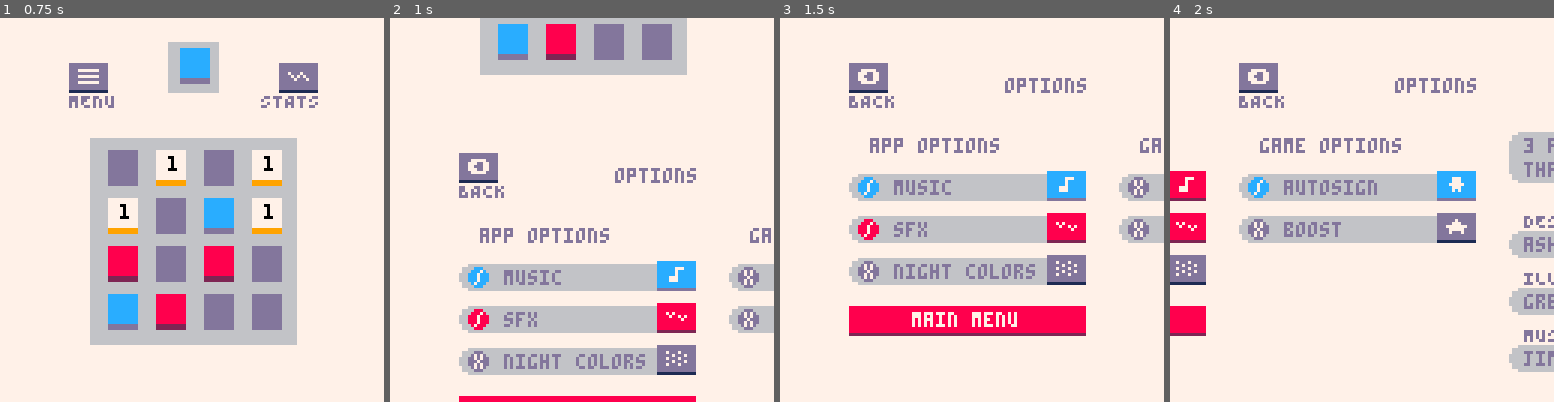
Above: before the commit, frames 1-4 (left to right).
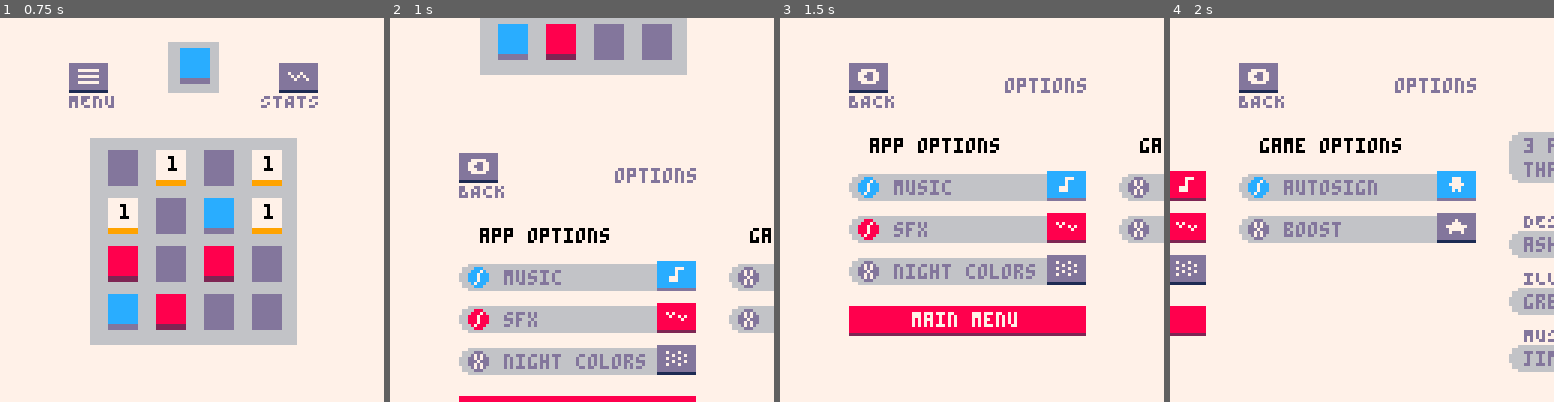
Above: after the commit, the same moments.

Repository: qualiaa/ones
Game: PICO-8 cartridge ones.p8
Same seed, same stepped clock (60 frames per second), same inputs: the game is played once before the commit and once after it.
Inputs:
- Up to frame 1 (0.75 s): tap X (X key) at 0.33 s; tap O (Z key) at 0.7 s
- Up to frame 2 (1 s): no input
- Up to frame 3 (1.5 s): tap X (X key) at 1.07 s
- Up to frame 4 (2 s): hold Right from 1.6 s (still down); tap O (Z key) at 1.7 s; tap X (X key) at 1.85 s

Frame 1 is identical in both runs. In frame 2, 0.7% of the frame differs, in the area x 23-100%, y 54-59%; in frame 3, 0.7%; in frame 4, 0.7%.

Commit message:
Shave some tokens

Diff:
--- a/ones.p8
+++ b/ones.p8
@@ -216,7 +216,7 @@
  return b
 end
 
-tile_scores = {} --lmap(bigint.new, {
+tile_scores = {} --lmap(bigint_new, {
 -- filled in at bottom of cart!
 function score_tile(v)
  return v>2 and tile_scores[v] or 0
@@ -413,7 +413,7 @@
 end
 
 function _init()
- store.init()
+ store_init()
  local loaded = load_data()
  data.last_name = loaded.last_name
  data.boards = loaded.boards
@@ -496,15 +496,15 @@
 scheme = dark_scheme
 
 function tile_col(v)
-  local c1,c2 = scheme.card_base,
-                scheme.card_shad
+  local _ENV = scheme
+  local c1,c2 = card_base, card_shad
   if v == 0 then
-    c1 = scheme.card_slot
+    c1 = card_slot
     c2 = c1
   elseif v == 1 then
-    c1,c2=scheme.blue, scheme.blue_shad
+    c1,c2=blue, blue_shad
   elseif v == 2 then
-    c1,c2=scheme.red, scheme.red_shad
+    c1,c2=red, red_shad
   end
   return c1, c2
 end
@@ -1340,7 +1340,7 @@
    text="1 eejit made 1s!\njamiebayne.co.uk"
   }, {
    text="jamie bayne",
-   prefix="RIPPED OFF BY"
+   prefix="CLONED BY"
   }
  }
 }
@@ -1458,13 +1458,14 @@
 end
 
 function button_col(selected, on)
+ local _ENV = scheme
  if selected then
-  return scheme.blue, scheme.blue_shad
+  return blue, blue_shad
  end
  if on then
-  return scheme.red, scheme.red_shad
- end
- return scheme.btn_base, scheme.btn_shad
+  return red, red_shad
+ end
+ return btn_base, btn_shad
 end
 
 function draw_toggle(e,x,y,selected)
@@ -1493,7 +1494,7 @@
  local x,y,dy = 30+x_off,40,14
  if ui.subtitle then
   print(ui.subtitle, x, y,
-        scheme.txt)
+        scheme.txt_col)
   y+=dy
  end
  local btn_index = 1
@@ -1717,9 +1718,9 @@
 -- bigint
 
 bigint = {}
-bigint._meta = {}
-
-function bigint._rem_0s(b)
+bigint__meta = {}
+
+function bigint__rem_0s(b)
  local i = #b.coef
  while i > 0 and b.coef[i] == 0 do
   b.coef[i] = nil
@@ -1727,7 +1728,7 @@
  end
 end
 
-function bigint._tokenise(s)
+function bigint__tokenise(s)
  -- extract sign
  local sign = true
  if sub(s,1,1) == "-" then
@@ -1752,12 +1753,12 @@
  return sign,lmap(str_reverse,ns)
 end
 
-function bigint._add(b1,b2)
+function bigint__add(b1,b2)
  if #b1.coef < #b2.coef then
   b1,b2 = b2, b1
  end
 
- b1 = deepcopy(b1) --bigint.copy(b1)
+ b1 = deepcopy(b1) --bigint_copy(b1)
 
  local carry,c1,c2 = 0, b1.coef, b2.coef
  for i=1,#c1 do
@@ -1774,9 +1775,9 @@
  return b1
 end
 
-function bigint._sub(b1, b2)
+function bigint__sub(b1, b2)
  if b1 < b2 then
-  return -bigint._sub(b2,b1)
+  return -bigint__sub(b2,b1)
  end
 
  b1 = deepcopy(b1)
@@ -1794,37 +1795,37 @@
   c1[#c2+1] += carry
  end
  -- remove leading 0s
- bigint._rem_0s(b1)
+ bigint__rem_0s(b1)
  return b1
 end
 
-function bigint._meta.__add(b1,b2)
- b1 = bigint.as_bigint(b1)
- b2 = bigint.as_bigint(b2)
+function bigint__meta.__add(b1,b2)
+ b1 = bigint_as_bigint(b1)
+ b2 = bigint_as_bigint(b2)
  if b1.sign and not b2.sign then
   return b1-(-b2)
  elseif b2.sign and not b1.sign then
   return b2-(-b1)
  end
- return bigint._add(b1,b2)
-end
-
-function bigint._meta.__sub(b1, b2)
- b1 = bigint.as_bigint(b1)
- b2 = bigint.as_bigint(b2)
+ return bigint__add(b1,b2)
+end
+
+function bigint__meta.__sub(b1, b2)
+ b1 = bigint_as_bigint(b1)
+ b2 = bigint_as_bigint(b2)
  if b1.sign and not b2.sign then
   return b1+(-b2)
  elseif b2.sign and not b1.sign then
   return -((-b1)+b2)
  end
- return bigint._sub(b1,b2)
+ return bigint__sub(b1,b2)
 end
 
 -- better algorithms exist but
 -- i simply do not know them
-function bigint._meta.__mul(b1,b2)
- b2 = bigint.as_bigint(b2)
- b1 = deepcopy(b1) --bigint.copy(b1)
+function bigint__meta.__mul(b1,b2)
+ b2 = bigint_as_bigint(b2)
+ b1 = deepcopy(b1) --bigint_copy(b1)
  b1.sign = not xor(b1.sign,b2.sign)
 
  local c1, c2 = b1.coef, b2.coef
@@ -1855,34 +1856,34 @@
   carry, c1[i] = divmod(x,100)
   add(buckets[i+1],carry)
  end
- bigint._rem_0s(b1)
+ bigint__rem_0s(b1)
  return b1
 end
 
-function bigint._meta.__pow(b,n)
-  acc = deepcopy(b) --bigint.copy(b)
+function bigint__meta.__pow(b,n)
+  acc = deepcopy(b) --bigint_copy(b)
  for i=2,n do
   acc *= b
  end
  return acc
 end
 
-function bigint._meta.__unm(b)
+function bigint__meta.__unm(b)
  if #b.coef == 0 then
   return b
  end
- b = deepcopy(b) --bigint.copy(b)
+ b = deepcopy(b) --bigint_copy(b)
  b.sign = not b.sign
  return b
 end
 
-function bigint._meta.__eq(b1,b2)
+function bigint__meta.__eq(b1,b2)
  return not (b1 < b2 or b2 < b1)
 end
 
-function bigint._meta.__lt(b1,b2)
- b1 = bigint.as_bigint(b1)
- b2 = bigint.as_bigint(b2)
+function bigint__meta.__lt(b1,b2)
+ b1 = bigint_as_bigint(b1)
+ b2 = bigint_as_bigint(b2)
  if b1.sign != b2.sign then
   return not b1.sign and b2.sign
  end
@@ -1901,15 +1902,15 @@
  return false
 end
 
-function bigint._meta.__concat(x,y)
+function bigint__meta.__concat(x,y)
  return tostr(x)..tostr(y)
 end
 
-function bigint._meta.__tostring(b)
- return bigint.tostr(b, true)
-end
-
-function bigint.tostr(b, commas)
+function bigint__meta.__tostring(b)
+ return bigint_tostr(b, true)
+end
+
+function bigint_tostr(b, commas)
  if #b.coef == 0 then
   return "0"
  end
@@ -1947,33 +1948,33 @@
  return str_reverse(ns)
 end
 
-function bigint._new()
+function bigint__new()
  local b = {coef={}, sign=true}
- setmetatable(b, bigint._meta)
+ setmetatable(b, bigint__meta)
  setmetatable(b.coef,{
   __index=function()return 0end})
  return b
 end
 
-function bigint.new(s)
+function bigint_new(s)
  if type(s) == "number" then
   s = tostr(s)
  end
  -- assert(#s > 0)
 
  local ts
- local b = bigint._new()
- b.sign, ts = bigint._tokenise(s)
+ local b = bigint__new()
+ b.sign, ts = bigint__tokenise(s)
  for i=1,#ts do
   add(b.coef, tonum(ts[i]))
  end
  return b
 end
 
-function bigint.as_bigint(v)
+function bigint_as_bigint(v)
  if type(v) == "number" or
     type(v) == "string" then
-  return bigint.new(v)
+  return bigint_new(v)
  end
  return v
 end
@@ -1982,8 +1983,8 @@
  local lookup = {
    0.0, 0.3010299956639812, 0.47712125471966244, 0.6020599913279624, 0.6989700043360189, 0.7781512503836436, 0.8450980400142568, 0.9030899869919435, 0.9542425094393249
  }
- assert(b > 0)
- local str = bigint.tostr(b)
+ --assert(b > 0)
+ local str = bigint_tostr(b)
  return lookup[tonum(sub(str, 1,1))] + #str - 1
 end
 
@@ -2039,49 +2040,49 @@
 function clear_boards()
  -- clear high score boards
  data.boards = {}
- memset(store.addr+8,0,120)
- memset(store.addr+140,0,116)
+ memset(store_addr+8,0,120)
+ memset(store_addr+140,0,116)
 end
 
 function clear_save()
- memset(store.addr+128,0,8)
+ memset(store_addr+128,0,8)
 end
 
 function save_name(name, start_byte)
- local b = conv.str2bytes(name,enc.abc)
- b = conv.pack_bits(b,5)
-
- local last = store.load_byte(start_byte+1)
+ local b = conv_str2bytes(name,enc.abc)
+ b = conv_pack_bits(b,5)
+
+ local last = store_load_byte(start_byte+1)
  b[2] = (127&b[2]) + (last&(1<<7))
- store.save_bytes(b,start_byte)
+ store_save_bytes(b,start_byte)
 end
 
 function add_histogram(v)
  local p = 140 + mid(0,v-3,12)
- local n = store.load_byte(p)
- store.save_bytes({min(0xff, n + 1)}, p)
+ local n = store_load_byte(p)
+ store_save_bytes({min(0xff, n + 1)}, p)
 end
 
 function save_score(score)
- local i = store.load_byte(152)
-
- store.save_bytes({(poorlog10(score) << 5) & 0xff}, 153 + i)
- store.save_bytes({(i+1) % 102}, 152)
+ local i = store_load_byte(152)
+
+ store_save_bytes({(poorlog10(score) << 5) & 0xff}, 153 + i)
+ store_save_bytes({(i+1) % 102}, 152)
 end
 
 function save_grid(grid,start_byte)
  local b = grid2bytes(state.grid)
- b = conv.pack_bits(b,4)
- store.save_bytes(b, start_byte)
+ b = conv_pack_bits(b,4)
+ store_save_bytes(b, start_byte)
 end
 
 function load_grid(start_byte)
- local b = store.load_bytes(start_byte,8)
- b = conv.unpack_bits(b,4,16)
+ local b = store_load_bytes(start_byte,8)
+ b = conv_unpack_bits(b,4,16)
  if maximum(b) == 0 then
   return nil
  end
- return conv.bytes2grid(b,4,4)
+ return conv_bytes2grid(b,4,4)
 end
 
 function save_game()
@@ -2105,14 +2106,14 @@
  --       to shave tokens
  local b = lmap(function(x) return x-1 end,
    state.piece_bucket)
- b = conv.pack_bits(
+ b = conv_pack_bits(
    joinlists({
      -- flip endianness of #b bc im dum
      {#b & 3, (#b>>>2) & 3, np-1, deli(b, 1)},
      b
    }), 2)
 
- store.save_bytes(b, 136)
+ store_save_bytes(b, 136)
 end
 
 function load_game()
@@ -2121,10 +2122,10 @@
  if not grid then
   return nil, nil
  end
- local b = store.load_bytes(136,4)
+ local b = store_load_bytes(136,4)
  local len = b[1] & 15
  -- +3 for l(2) and np(1)
- b = conv.unpack_bits(b,2,len+3)
+ b = conv_unpack_bits(b,2,len+3)
  b = lmap(function(x) return x+1 end,b)
  -- ignore length
  deli(b,1)
@@ -2175,9 +2176,9 @@
 end
 
 function load_settings()
- local b = store.load_bytes(1,2)
+ local b = store_load_bytes(1,2)
  local mus = b[1]&0x80==0
- b = conv.unpack_bits({b[2]},1,4)
+ b = conv_unpack_bits({b[2]},1,4)
  return {
   music_on=mus,
   sfx_on=b[1]==0,
@@ -2188,22 +2189,22 @@
 end
 
 function save_settings()
- local b = store.load_bytes(1,2)
- b = conv.unpack_bits(b,1,16)
- local b2b = conv.bool2byte
+ local b = store_load_bytes(1,2)
+ b = conv_unpack_bits(b,1,16)
+ local b2b = conv_bool2byte
  b[8]  = b2b(not settings.music_on)
  b[9]  = b2b(not settings.sfx_on)
  b[10] = b2b(settings.night)
  b[11] = b2b(settings.autosign)
  b[12] = b2b(settings.boost)
- b = conv.pack_bits(b,1)
- store.save_bytes(b,1)
+ b = conv_pack_bits(b,1)
+ store_save_bytes(b,1)
 end
 
 function load_name(start_byte)
- local b = store.load_bytes(start_byte, 2)
- b = conv.unpack_bits(b,5,3)
- return conv.bytes2str(b,enc.abc)
+ local b = store_load_bytes(start_byte, 2)
+ b = conv_unpack_bits(b,5,3)
+ return conv_bytes2str(b,enc.abc)
 end
 
 function load_last_name()
@@ -2244,29 +2245,32 @@
 
 enc = {}
 conv = {}
-store = {
- addr=0x5e00
-}
+store_addr = 0x5e00
 enc.abc = {
- chr = {[0]="a","b","c","d","e","f","g","h","i","j","k","l","m","n","o","p","q","r","s","t","u","v","w","x","y","z"," ",",",".",[["]],"?","!"},
+ chr = {},
  ord = {}
 }
-
-function store.init()
+_chr_str = "abcdefghijklmnopqrstuvwxyz ,.?!" .. [["]]
+
+function store_init()
  cartdata("ones-data")
 
+ for i=1,#_chr_str do
+  enc.abc.chr[i-1] = sub(_chr_str,i,i)
+ end
+
  for _,encoding in pairs(enc) do
-  for c,i in pairs(encoding.chr) do
-   encoding.ord[i] = c
-  end
- end
-end
-
-function conv.bool2byte(b)
+  for i,c in pairs(encoding.chr) do
+   encoding.ord[c] = i
+  end
+ end
+end
+
+function conv_bool2byte(b)
  return b==true and 1 or b==false and 0
 end
 
-function conv.pack_bits(bytes, n_bits)
+function conv_pack_bits(bytes, n_bits)
  local packed = {}
  local mask = 2^n_bits - 1
  local acc = 0
@@ -2286,7 +2290,7 @@
  return packed
 end
 
-function conv.unpack_bits(packed, n_bits, n_bytes)
+function conv_unpack_bits(packed, n_bits, n_bytes)
  local bytes = {}
  local mask = 2^n_bits-1
  local j = 1
@@ -2309,7 +2313,7 @@
  return bytes
 end
 
-function conv.str2bytes(str, encd)
+function conv_str2bytes(str, encd)
  encd = encd or enc.ascii
  local bytes = {}
  for i=1,#str do
@@ -2318,7 +2322,7 @@
  return bytes
 end
 
-function conv.bytes2str(bytes,encd)
+function conv_bytes2str(bytes,encd)
  encd = encd or enc.ascii
  local str = ""
  for b in all(bytes) do
@@ -2326,7 +2330,7 @@
  end
  return str
 end
-function conv.bytes2grid(bytes, n, m)
+function conv_bytes2grid(bytes, n, m)
   local grid = {}
   for j=1,n do
     add(grid,{})
@@ -2337,24 +2341,24 @@
   return grid
 end
 
-function store.save_bytes(bytes,start_byte)
+function store_save_bytes(bytes,start_byte)
   for i=1,#bytes do
-    poke(store.addr + start_byte
+    poke(store_addr + start_byte
            + i - 1, bytes[i])
   end
 end
 
-function store.load_byte(start_byte)
- return store.load_bytes(start_byte, 1)[1]
-end
-
-function store.load_bytes(start_byte,n)
+function store_load_byte(start_byte)
+ return store_load_bytes(start_byte, 1)[1]
+end
+
+function store_load_bytes(start_byte,n)
  local bytes = {}
  local last_byte = start_byte+n-1
  -- assert(start_byte >= 0
  --         and last_byte <= 0xff)
  for i=start_byte,last_byte do
-   add(bytes,peek(store.addr+i))
+   add(bytes,peek(store_addr+i))
  end
  return bytes
 end
@@ -2451,266 +2455,266 @@
 end
 
 for i=3,13 do
-  tile_scores[i] = bigint.new(3)^(i-2)
-end
-…(261 lines of a section not shown)…
+  tile_scores[i] = bigint_new(3)^(i-2)
+end
+…(261 lines of a section not shown)…
